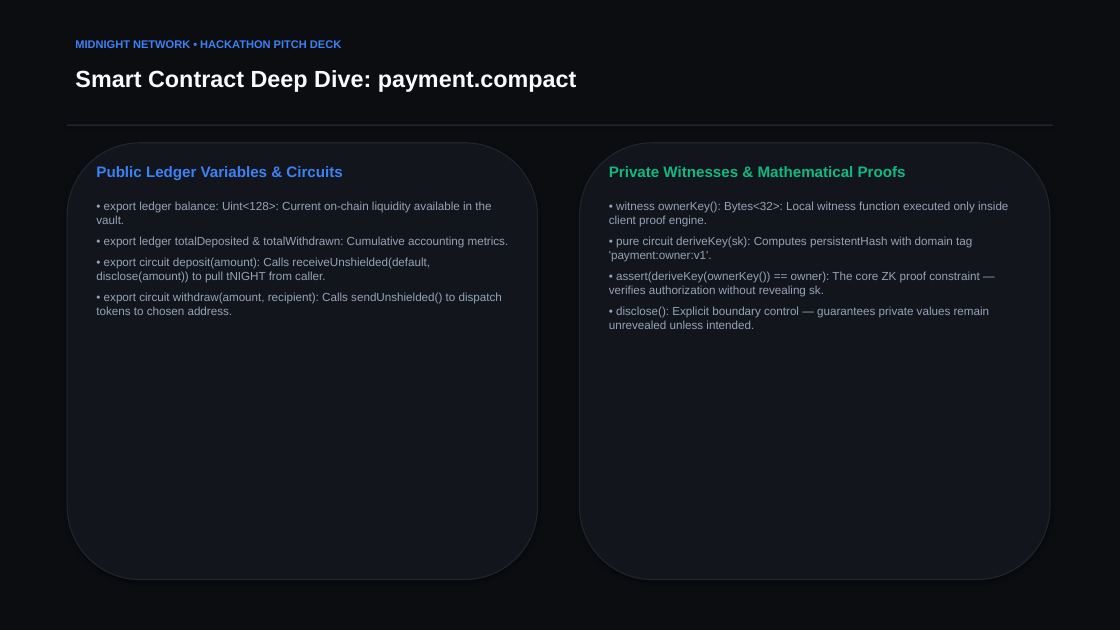
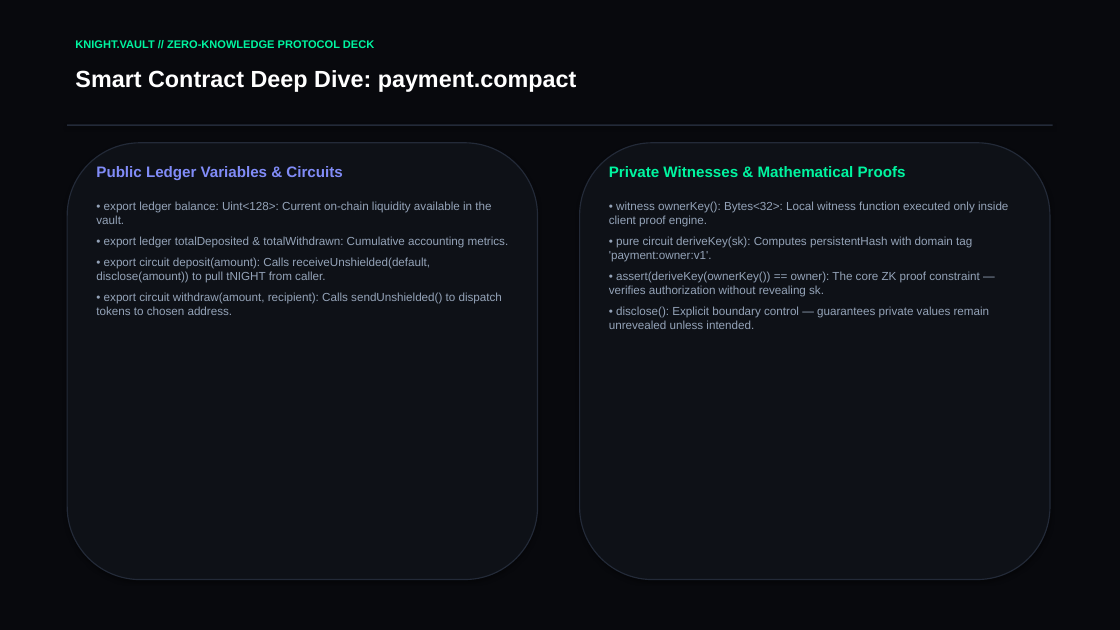
Before and after one commit to KSHITIJadakane/KNIGHT.VAULT, a slide deck: slide 6 of Midnight_Privacy_Payment_Vault_Presentation.pptx. Drawn at 1120x630 pixels with LibreOffice and Linux fonts; fonts in the diff are those of the drawing. Boxes give left, top, right and bottom in pixels: in the first picture for what was removed or moved away, otherwise in the second. Text is boxed around its words. In the diff, an @@ line names an element or a change of style, - is before the commit and + after.

```diff
--- a/Midnight_Privacy_Payment_Vault_Presentation.pptx
+++ b/Midnight_Privacy_Payment_Vault_Presentation.pptx
@@ rectangle at [0, 0, 1120, 630]: fill #0B0D11 to #08090D @@
@@ text at [75, 40, 374, 48]: text changed; text colour #3B82F6 to #00F5A0 @@
-MIDNIGHT NETWORK • HACKATHON PITCH DECK
+KNIGHT.VAULT // ZERO-KNOWLEDGE PROTOCOL DECK
@@ rounded rectangle at [67, 143, 538, 580]: fill #12151C to #0E1117; outline #1F242E 1 pt to #232A38 1 pt @@
@@ rounded rectangle at [580, 143, 1050, 580]: fill #12151C to #0E1117; outline #1F242E 1 pt to #232A38 1 pt @@
@@ text "Public Ledger Variables & Circuits" at [96, 166, 342, 180]: text colour #3B82F6 to #818CF8 @@
@@ text "Private Witnesses & Mathematical Proofs" at [609, 166, 906, 177]: text colour #10B981 to #00F5A0 @@
```
Also in this commit, not shown: 10 other slides changed, 2 other files.
